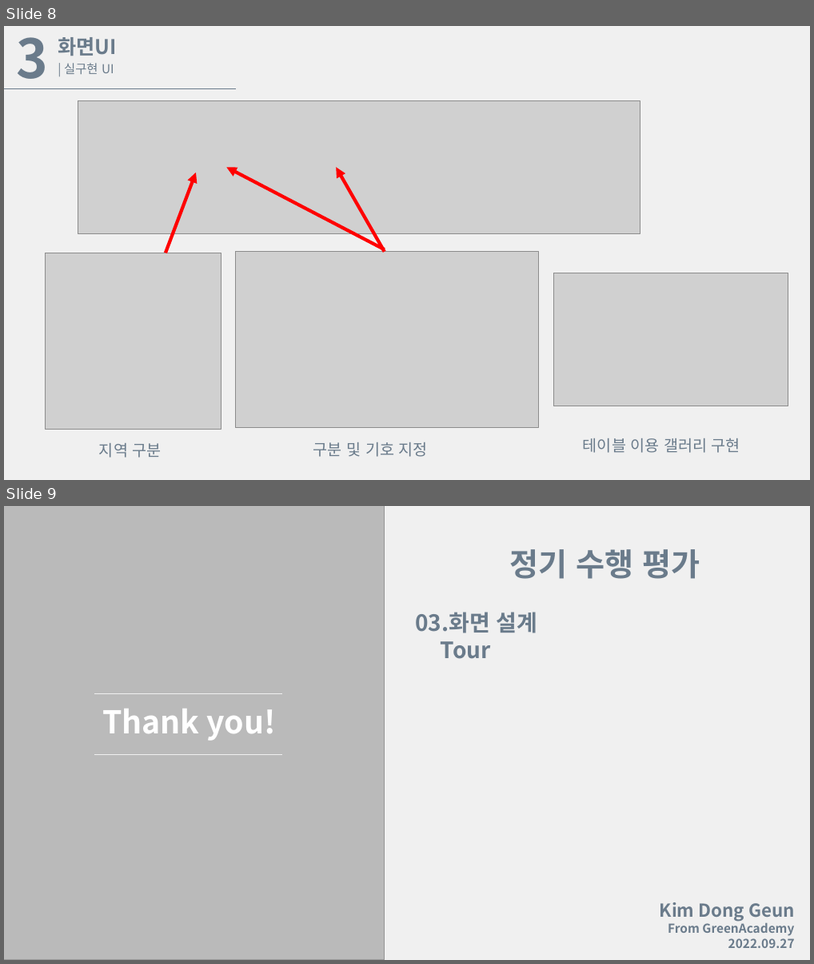
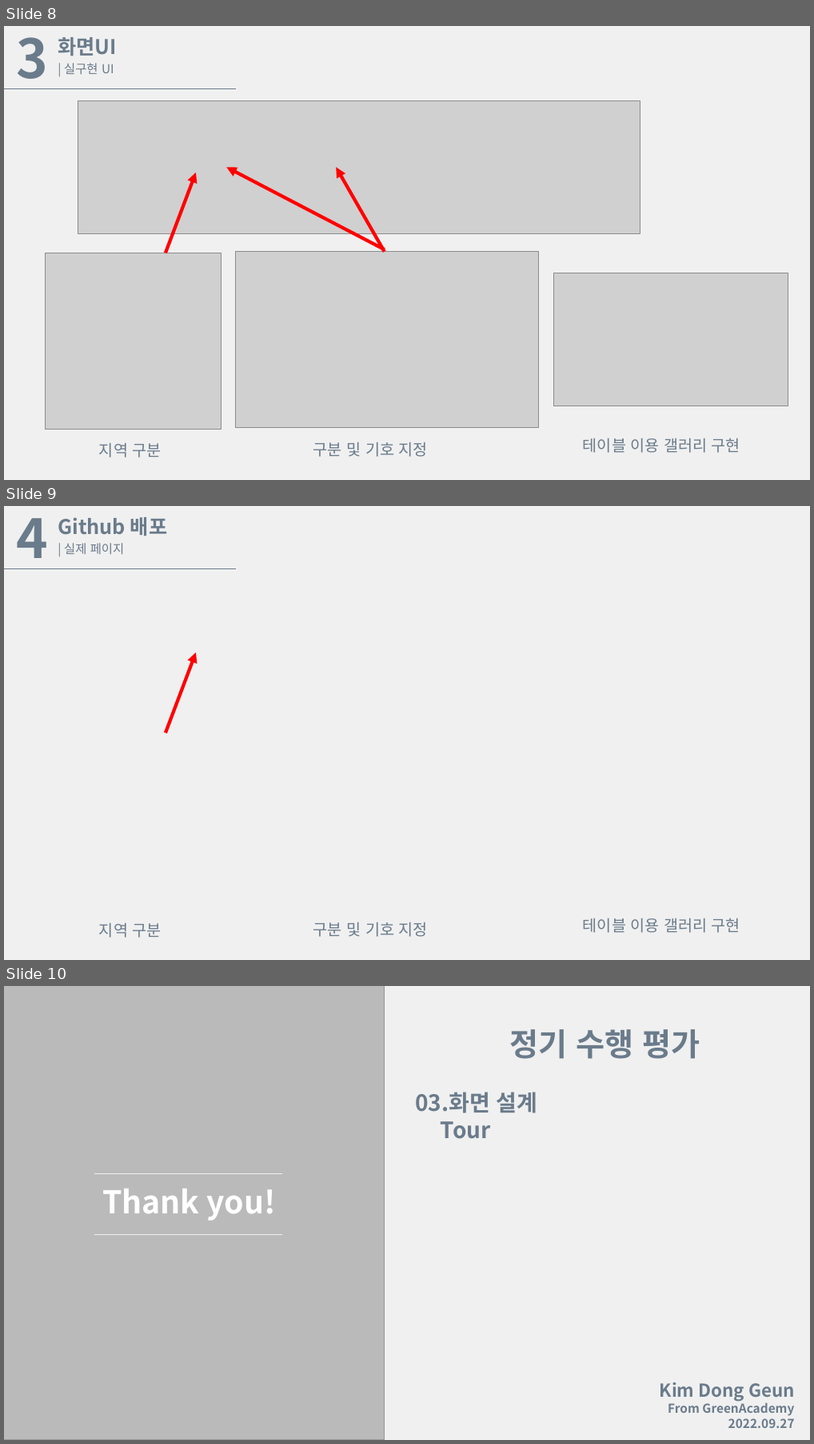
Before and after one commit to kdg99/GreenAcademy, a slide deck: RegularExam/03/화면 설계_김동근.pptx. Shown one above the other, each under a label of ours: slides 8 and 9 before the commit, slides 8, 9 and 10 after it. The pictures are 814x964 and 814x1444 pixels, drawn with LibreOffice and Linux fonts; fonts in the diff are those of the drawing; grey boxes stand for pictures. Boxes give left, top, right and bottom in pixels: in the first picture for what was removed or moved away, otherwise in the second. Text is boxed around its words. In the diff, an @@ line names an element or a change of style, - is before the commit and + after.

```diff
--- a/RegularExam/03/화면 설계_김동근.pptx
+++ b/RegularExam/03/화면 설계_김동근.pptx
@@ slide 9 added at (4,506,810,960), background #FFFFFF @@
@@ rectangle added at (4,506,810,959), fill #F0F0F0 @@
@@ text added at (16,518,48,569), 48 pt, text #6A7B8B, bold @@
+4
@@ text added at (58,517,167,536), 18 pt, text #6A7B8B, bold @@
+Github 배포
@@ text added at (64,543,125,554), 11 pt, text #6A7B8B @@
+| 실제 페이지
@@ line added from (4, 569) to (236, 569), #6A7B8B 1 pt @@
@@ arrow added from (166, 732) to (196, 652), #FF0000 3 pt @@
@@ text added at (99,923,162,937), 14 pt, text #6A7B8B @@
+지역 구분
@@ text added at (314,922,428,936), 14 pt, text #6A7B8B @@
+구분 및 기호 지정
@@ text added at (583,918,741,932), 14 pt, text #6A7B8B @@
+테이블 이용 갤러리 구현
@@ what was slide 9 is now slide 10 @@
```
Also in this commit, not shown: 2 slides changed, 42 other files.
